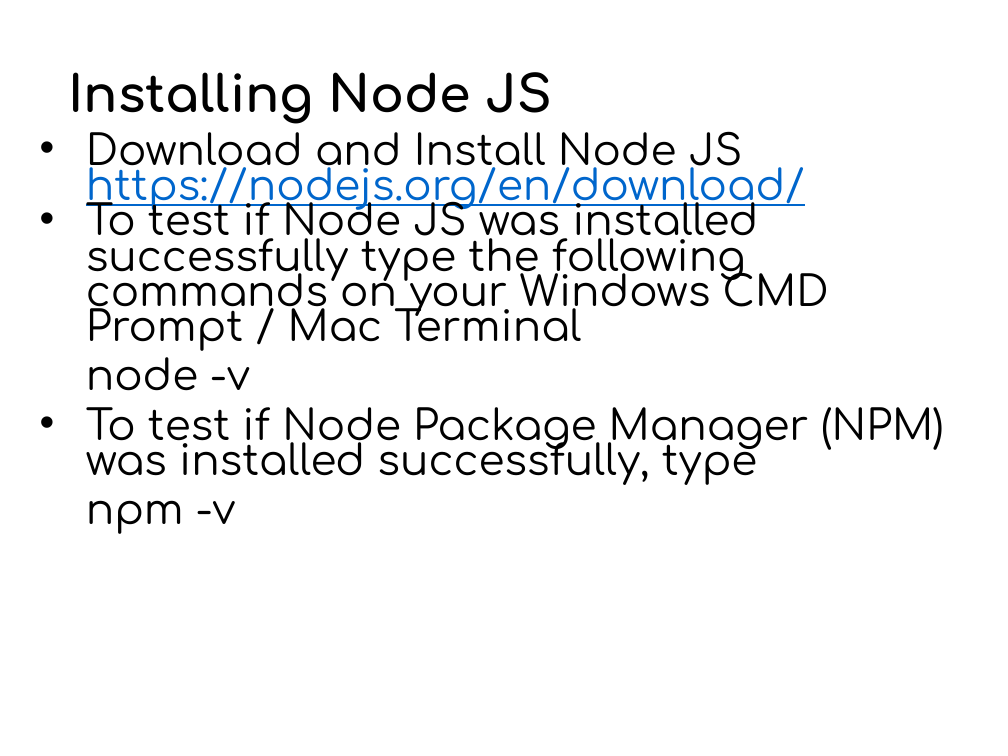
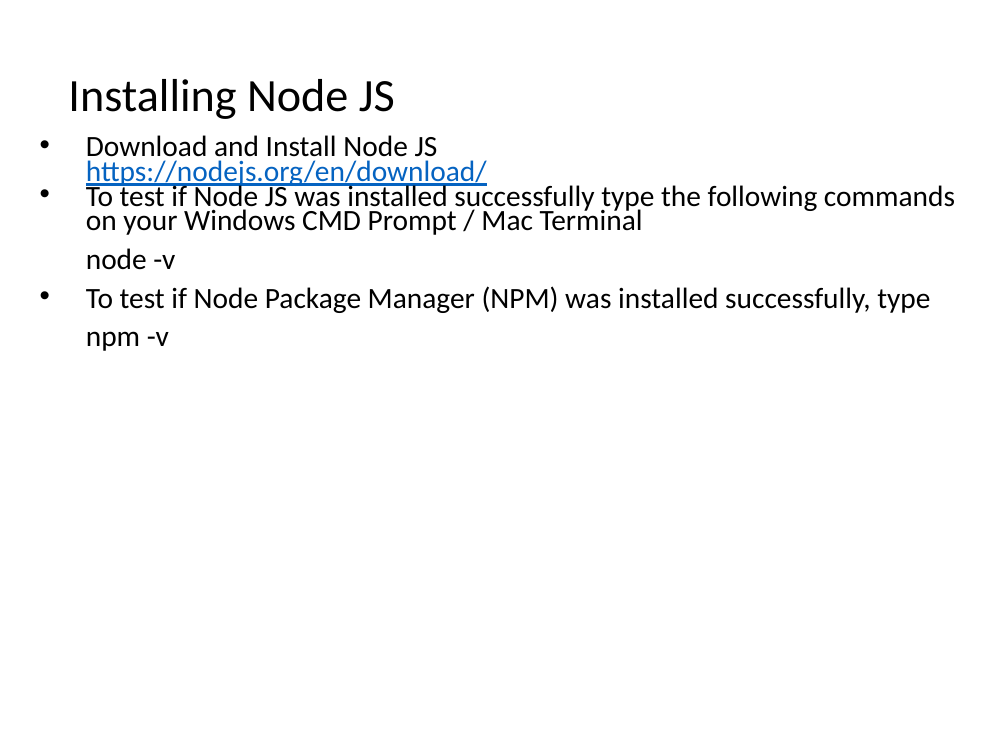
Before and after one commit to auzadventure/vue-beginner, a slide deck: slide 72 of SG - Lionel - Vue.js Essential Training - v2.pptx (slide 71 before the commit). Drawn at 1008x756 pixels with LibreOffice and Linux fonts; fonts in the diff are those of the drawing. Boxes give left, top, right and bottom in pixels: in the first picture for what was removed or moved away, otherwise in the second. Text is boxed around its words. In the diff, an @@ line names an element or a change of style, - is before the commit and + after.

```diff
--- a/SG - Lionel - Vue.js Essential Training - v2.pptx
+++ b/SG - Lionel - Vue.js Essential Training - v2.pptx
@@ title "Installing Node JS" at [68,79,395,119]: size 36 to 33 pt, font Comfortaa to Calibri, bold off @@
@@ text "Download and Install Node JS ..." at [86,135,955,351]: size 30 to 21 pt, font Comfortaa to Calibri; text colour #0066CC to #0563C1 in "https://nodejs.org/en/download/" @@
```
Also in this commit, not shown: 85 other slides changed, 1 slide added, 5 other files.
